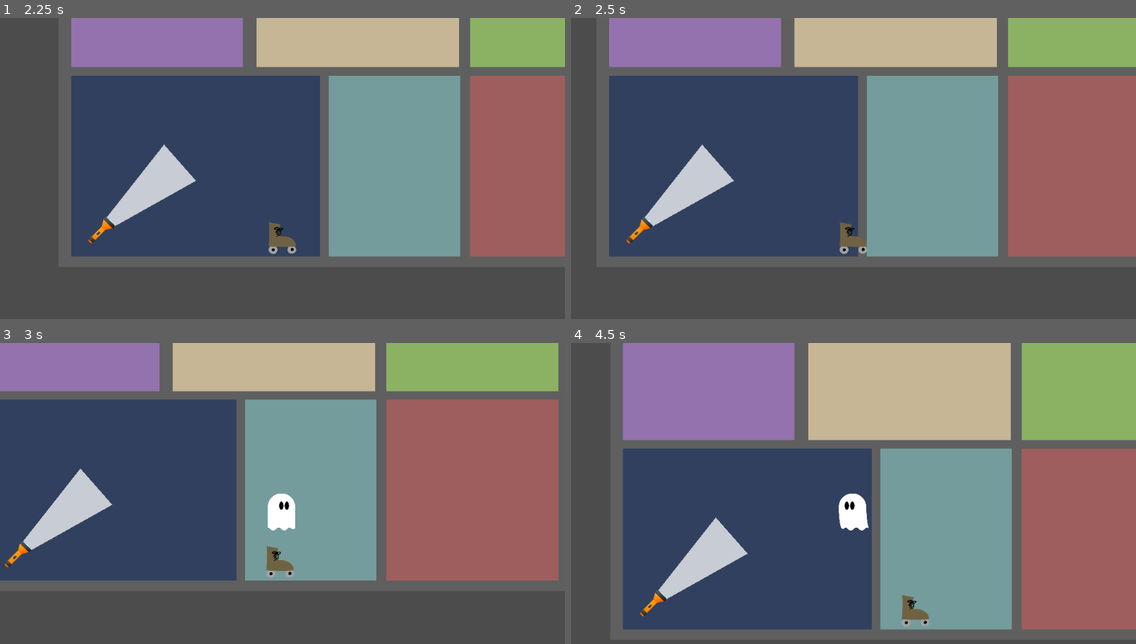
Above: before the commit, frames 1-4 (two rows, left to right).
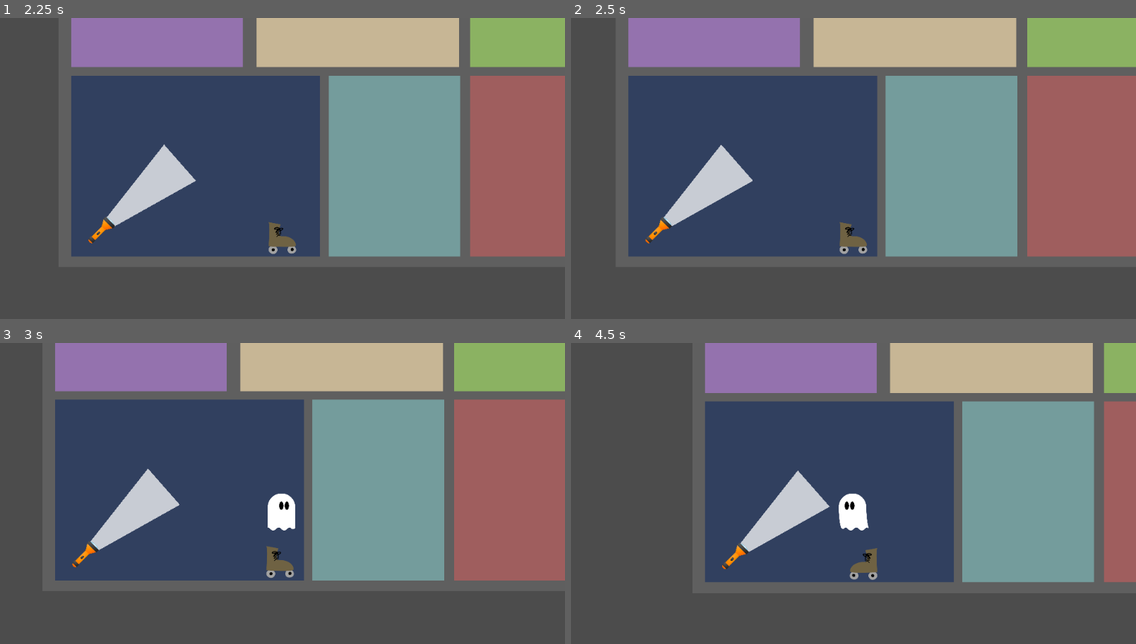
Above: after the commit, the same moments.

Repository: jackmakesthings/boo
Game: Godot game, scene res://scenes/house.tscn
The game is run twice, just before and just after one commit, with the same random seed, the same clock (stepped at 60 frames per second) and the same inputs.
Inputs:
- Up to frame 1 (2.25 s): tap Enter at 0.5 s; hold Right (move_right) 0.53-1.28 s; tap F (haunt) at 0.6, 1.55, 2.1 s; hold Down (move_down) 1.28-2.03 s; tap Space (boo) at 1.35 s; hold Right (move_right) from 2.03 s (still down)
- Up to frame 2 (2.5 s): keep holding Right (move_right)
- Up to frame 3 (3 s): release Right (move_right) at 2.78 s; hold Up (move_up) from 2.78 s (still down); tap F (haunt) at 2.85 s
- Up to frame 4 (4.5 s): release Up (move_up) at 3.53 s; hold Left (move_left) from 3.53 s (still down); tap Space (boo) at 3.6 s; tap F (haunt) at 3.8, 4.35 s

Frame 1 is identical in both runs. In frame 2, 12% of the frame differs, in the area x 6-81%, y 0-80%; in frame 3, 31%; in frame 4, 61%, in the area x 9-100%, y 0-96%.

Commit message:
new: walls & working state machine on hauntable!!

Diff:
--- a/hauntable.gd
+++ b/hauntable.gd
@@ -16,7 +16,7 @@
 	IDLE,
 	SELECTED,
 	HAUNTED,
-	ACTIVE,
+	ACTING,
 	MOVING
 }
 
@@ -30,6 +30,14 @@
 	set_physics_process(false)
 
 func handle_movement():
+	if ( Input.is_action_just_pressed('move_right') or
+		Input.is_action_just_pressed('move_left')):
+		set_current_state(state.MOVING)
+
+	if ( Input.is_action_just_released('move_right') or
+		 Input.is_action_just_released('move_left')):
+		set_current_state(state.HAUNTED)
+
 	var input_velocity = Vector2.ZERO
 	if Input.is_action_pressed("move_right"):
 		input_velocity.x += 1
@@ -49,7 +57,7 @@
 # in case this logic needs to change later
 # should probably use collision layers instead
 func is_player(body):
-	return body.has_method('haunt')
+	return 'health' in body
 
 # not sure if keeping this but maybe?
 # state change method - there may be a better way to do this?
@@ -60,12 +68,12 @@
 			print('idle')
 		state.SELECTED:
 			print('selected')
-		state.ACTIVE:
-			print('active')
 		state.HAUNTED:
 			print('haunted')
 		state.MOVING:
 			print('moving')
+		state.ACTING:
+			print('acting')
 
 # Core input handler
 func _input(event):
@@ -80,21 +88,32 @@
 
 # these need to talk to the parent scene to update active_hauntable
 func _on_Area2D_body_entered(body):
-	print(body)
+	if current_state != state.IDLE or !is_player(body):
+		return
 	body.onHauntableApproach(self)
-	if current_state == state.IDLE && is_player(body):
-		set_current_state(state.SELECTED)
+	set_current_state(state.SELECTED)
 
 func _on_Area2D_body_exited(body):
+	if current_state != state.SELECTED or !is_player(body):
+		return
 	body.onHauntableLeave(self)
-	if current_state == state.SELECTED && is_player(body):
-		set_current_state(state.IDLE)
+	set_current_state(state.IDLE)
 
+func activate():
+	set_physics_process(true)
+	set_process_input(true)
+	$Camera2D.current = true
+	set_current_state(state.HAUNTED)
+
+func deactivate():
+	set_physics_process(false)
+	set_process_input(false)
+	$Camera2D.current = false
+	set_current_state(state.IDLE)
 
 func onBoo():
 	$Label.visible = true
 
 func onHaunt():
-	set_physics_process(false)
-	set_process_input(false)
+	deactivate()
 	root.active_hauntable = null
--- a/level.gd
+++ b/level.gd
@@ -27,9 +27,7 @@
 		player.get_node("Camera2D").current = false
 		player.visible = false
 
-		hauntable.set_physics_process(true)
-		hauntable.set_process_input(true)
-		hauntable.get_node("Camera2D").current = true
+		hauntable.activate()
 
 	active_hauntable = hauntable
 	print(active_hauntable)
--- a/scenes/house.tscn
+++ b/scenes/house.tscn
@@ -1,10 +1,13 @@
-[gd_scene load_steps=6 format=2]
+[gd_scene load_steps=7 format=2]
 
 [ext_resource path="res://scenes/player.tscn" type="PackedScene" id=1]
 [ext_resource path="res://fpo/house-bg-1.png" type="Texture" id=2]
 [ext_resource path="res://scenes/flashlight.tscn" type="PackedScene" id=3]
 [ext_resource path="res://scenes/rollerskate.tscn" type="PackedScene" id=4]
 [ext_resource path="res://level.gd" type="Script" id=5]
+
+[sub_resource type="RectangleShape2D" id=1]
+extents = Vector2( 24.6672, 333.569 )
 
 [node name="Node2D" type="Node2D"]
 script = ExtResource( 5 )
@@ -24,3 +27,20 @@
 position = Vector2( 751, 520 )
 collision_mask = 2
 can_move = true
+
+[node name="interior_wall" type="StaticBody2D" parent="."]
+position = Vector2( 922.122, 256.325 )
+collision_layer = 2
+collision_mask = 2147483650
+
+[node name="CollisionShape2D" type="CollisionShape2D" parent="interior_wall"]
+position = Vector2( -0.5, 0 )
+shape = SubResource( 1 )
+
+[node name="exterior_wall" type="StaticBody2D" parent="."]
+position = Vector2( -3.83167, 259.322 )
+collision_mask = 2147483651
+
+[node name="CollisionShape2D" type="CollisionShape2D" parent="exterior_wall"]
+position = Vector2( -0.5, 0 )
+shape = SubResource( 1 )
